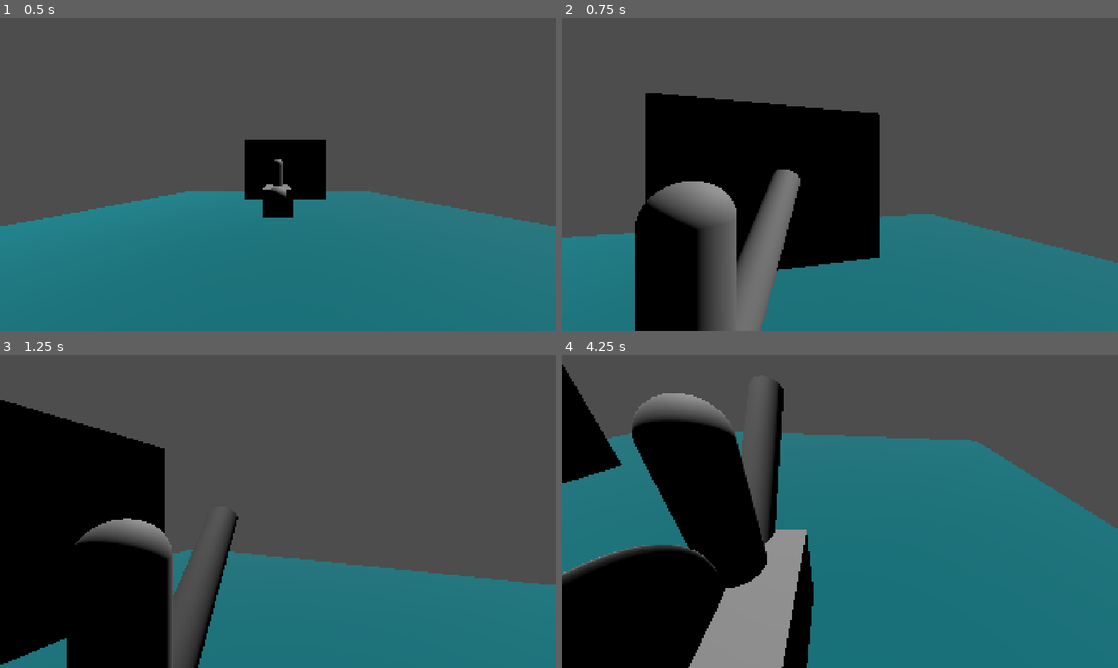
Above: before the commit, frames 1-4 (two rows, left to right).
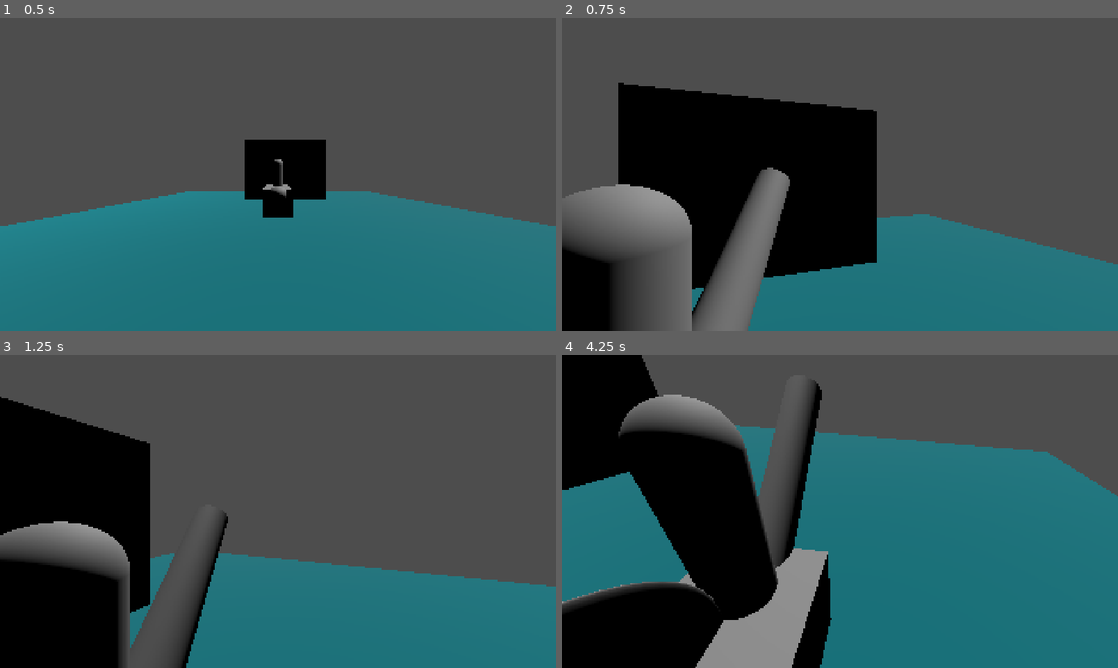
Above: after the commit, the same moments.

Repository: Project-Dino-Sunday-Studios/project-dino
Game: Godot game, scene res://main.tscn
The game is run twice, just before and just after one commit, with the same random seed, the same clock (stepped at 60 frames per second) and the same inputs.
Inputs (mouse positions are in pixels of both pictures, inside the frame that each line leads up to):
- Up to frame 1 (0.5 s): no input
- Up to frame 2 (0.75 s): tap Enter at 0.5 s; move the mouse to (962, 158) at 0.52 s; hold D (move_right) from 0.53 s (still down); right-click (962, 158) at 0.6 s
- Up to frame 3 (1.25 s): keep holding D (move_right)
- Up to frame 4 (4.25 s): move the mouse to (728, 527) at 1.27 s; release D (move_right) at 1.28 s; hold S (move_down) 1.28-2.03 s; right-click (728, 527) at 1.35 s; move the mouse to (895, 442) at 2.02 s; hold D (move_right) 2.03-2.78 s; right-click (895, 442) at 2.1 s; move the mouse to (812, 574) at 2.77 s; hold W (move_up) 2.78-3.53 s; right-click (812, 574) at 2.85 s; move the mouse to (1006, 558) at 3.52 s; hold A (move_left) from 3.53 s (still down); right-click (1006, 558) at 3.6 s

Frame 1 is identical in both runs. In frame 2, 18% of the frame differs, in the area x 0-100%, y 20-100%; in frame 3, 9.8%; in frame 4, 19%, in the area x 0-100%, y 0-100%.

Commit message:
add raycast to camera

Diff:
--- a/godot/Entities/EntityScripts/main_camera.gd
+++ b/godot/Entities/EntityScripts/main_camera.gd
@@ -11,6 +11,7 @@
 @export var detached_camera_pivot: Marker3D
 @export var detached_camera_location: Marker3D
 @export var fishing_camera_location: Marker3D
+@export var fishing_ray: RayCast3D
 @export var crosshair: CanvasLayer
 
 var camera_movement_speed: float = 30.0
@@ -29,51 +30,54 @@
 var minimum_vertical_angle: float = deg_to_rad(-3)
 var maximum_vertical_angle: float = deg_to_rad(80)
 
+## fishing/aim variables
 var in_fishing_pov: bool = false
 var default_fishing_basis: Basis = Basis(Vector3(-1.0, 0.0, 0.0), Vector3(0.0, 1.0, 0.0), Vector3(0.0, 0.0, -1.0) )
 var fishing_rotations: Array[float] = [0.0, 0.0]
 var minimum_fishing_vertical_angle: float = deg_to_rad(-3)
 var maximum_fishing_vertical_angle: float = deg_to_rad(50)
 var minimum_fishing_horizontal_angle: float = deg_to_rad(-90)
-var maximum_fishing_horizontal_angle: float = deg_to_rad(-15)
+var maximum_fishing_horizontal_angle: float = deg_to_rad(-5)
+
+var fishing_distance: float = 12
+
+
+func _ready() -> void:
+	fishing_ray.target_position = Vector3(0, 0, -fishing_distance)
 
 
 func _physics_process(delta: float) -> void:
-	if Input.is_action_just_pressed("aim"):
-		in_fishing_pov = !in_fishing_pov
-
 	#TODO: change these magic numbers
-	if in_fishing_pov:
+	if Global.current_player_state == Global.PlayerState.AIM:
 		fov = 75
 		if crosshair:
 			crosshair.visible = true
-	else:
+	else: # Global.current_player_state == Global.PlayerState.TRAVERSE
 		fov = 90
 		if crosshair:
 			crosshair.visible = false
-	_smooth_move_to_location_marker(delta)
+
+	_move_to_location_marker(delta)
 
 
 func _unhandled_input(event: InputEvent) -> void:
 	if event is InputEventMouseMotion:
-		if not in_fishing_pov:
+		if Global.current_player_state == Global.PlayerState.TRAVERSE:
 			_handle_third_person_camera(event)
 		else:
 			fishing_rotations[0] = clamp(fishing_rotations[0], minimum_fishing_horizontal_angle, maximum_fishing_horizontal_angle)
 			fishing_rotations[1] = clamp(fishing_rotations[1], minimum_fishing_vertical_angle, maximum_fishing_vertical_angle)
 
 			_handle_node_rotation_using_mouse(event, null, fishing_camera_location, fishing_rotations, default_fishing_basis)
-			pass
 
-
-func _smooth_move_to_location_marker(delta: float):
-	if not in_fishing_pov:
+func _move_to_location_marker(delta: float):
+	if Global.current_player_state == Global.PlayerState.TRAVERSE:
 		if camera_mode == CameraMode.DETACHED:
 			main_camera.global_transform = main_camera.global_transform.interpolate_with(detached_camera_location.global_transform, delta * camera_movement_speed)
 		if camera_mode == CameraMode.ATTACHED:
 			main_camera.global_transform = main_camera.global_transform.interpolate_with(attached_camera_location.global_transform, delta * camera_movement_speed)
 	else:
-		main_camera.global_transform = main_camera.global_transform.interpolate_with(fishing_camera_location.global_transform, delta * camera_movement_speed)
+		main_camera.global_transform = fishing_camera_location.global_transform
 
 
 func _handle_third_person_camera(event: InputEvent) -> void:
--- a/godot/Entities/EntityScripts/player.gd
+++ b/godot/Entities/EntityScripts/player.gd
@@ -4,6 +4,10 @@
 
 var ROTATION_SPEED: float = 1.7
 var MOVEMENT_SPEED: float = 4.6
+
+
+func _ready() -> void:
+	Global.current_player_state = Global.PlayerState.TRAVERSE
 
 
 func _physics_process(delta: float) -> void:
@@ -17,3 +21,12 @@
 		global_position += model.global_basis.z * MOVEMENT_SPEED * delta
 	if Input.is_action_pressed("move_down"):
 		global_position -= model.global_basis.z * MOVEMENT_SPEED * delta
+
+	# Aiming state
+	if Input.is_action_just_pressed("aim"):
+		# Switch player state
+		match Global.current_player_state:
+			Global.PlayerState.TRAVERSE:
+				Global.current_player_state = Global.PlayerState.AIM
+			Global.PlayerState.AIM:
+				Global.current_player_state = Global.PlayerState.TRAVERSE
--- a/godot/Entities/player.tscn
+++ b/godot/Entities/player.tscn
@@ -59,7 +59,7 @@
 mesh = SubResource("SphereMesh_wnsl6")
 
 [node name="FishingCameraLocation" type="Marker3D" parent="Model" unique_id=649422614]
-transform = Transform3D(-1, 0, -8.742278e-08, 0, 1, 0, 8.742278e-08, 0, -1, -0.841, 1.719, -1.077)
+transform = Transform3D(-1, 0, -8.742278e-08, 0, 1, 0, 8.742278e-08, 0, -1, -0.841, 1.719, -0.7252155)
 
 [node name="DetachedCameraPivot" type="Marker3D" parent="." unique_id=1721329254]
 
--- a/godot/main.tscn
+++ b/godot/main.tscn
@@ -30,7 +30,7 @@
 material_override = SubResource("StandardMaterial3D_h2yge")
 mesh = SubResource("PlaneMesh_wnsl6")
 
-[node name="Camera3D" type="Camera3D" parent="." unique_id=251754734 node_paths=PackedStringArray("main_camera", "attached_camera_pivot", "attached_camera_location", "detached_camera_pivot", "detached_camera_location", "fishing_camera_location", "crosshair")]
+[node name="Camera3D" type="Camera3D" parent="." unique_id=251754734 node_paths=PackedStringArray("main_camera", "attached_camera_pivot", "attached_camera_location", "detached_camera_pivot", "detached_camera_location", "fishing_camera_location", "fishing_ray", "crosshair")]
 transform = Transform3D(1, 0, 0, 0, 1, 0, 0, 0, 1, 0, 1.2962601, 4.17482)
 fov = 90.0
 script = ExtResource("1_0xm2m")
@@ -40,7 +40,11 @@
 detached_camera_pivot = NodePath("../Player2/DetachedCameraPivot")
 detached_camera_location = NodePath("../Player2/DetachedCameraPivot/SpringArm3D/DetachedCameraLocation")
 fishing_camera_location = NodePath("../Player2/Model/FishingCameraLocation")
+fishing_ray = NodePath("RayCast3D")
 crosshair = NodePath("../Crosshair")
+
+[node name="RayCast3D" type="RayCast3D" parent="Camera3D" unique_id=1579200859]
+target_position = Vector3(0, 0, -20)
 
 [node name="DirectionalLight3D" type="DirectionalLight3D" parent="." unique_id=1200258929]
 transform = Transform3D(0.8111676, 0.2939813, -0.5055511, 0.3692672, 0.41286153, 0.83257854, 0.45348525, -0.8620442, 0.22634262, -6.400569, 5.9331646, 4.17482)
--- a/godot/project.godot
+++ b/godot/project.godot
@@ -14,6 +14,11 @@
 run/main_scene="res://main.tscn"
 config/features=PackedStringArray("4.7", "Forward Plus")
 config/icon="uid://db7vnbo7tt1fg"
+
+[autoload]
+
+Events="*uid://qqy27laosuyw"
+Global="*uid://dubvaidd8qs1d"
 
 [display]
 
